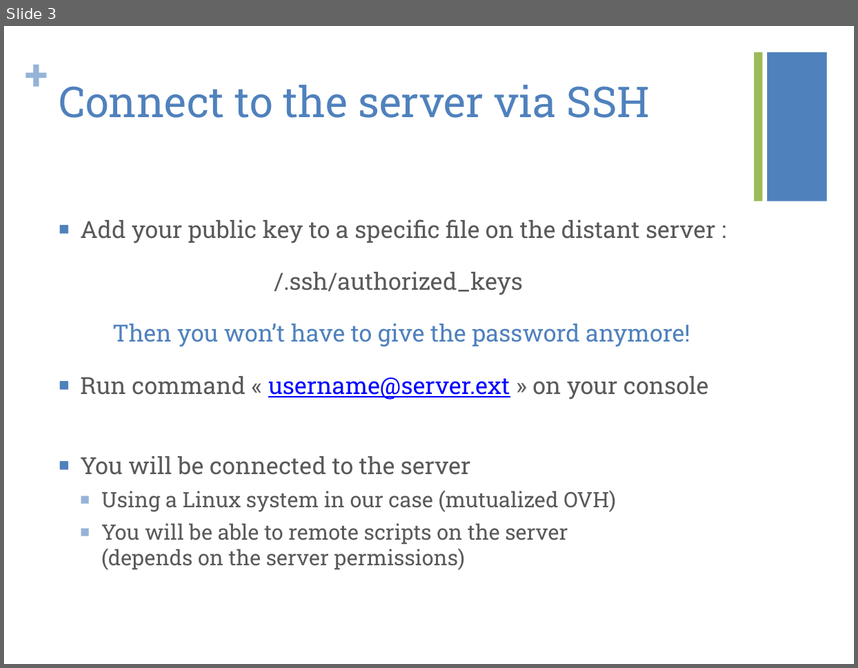
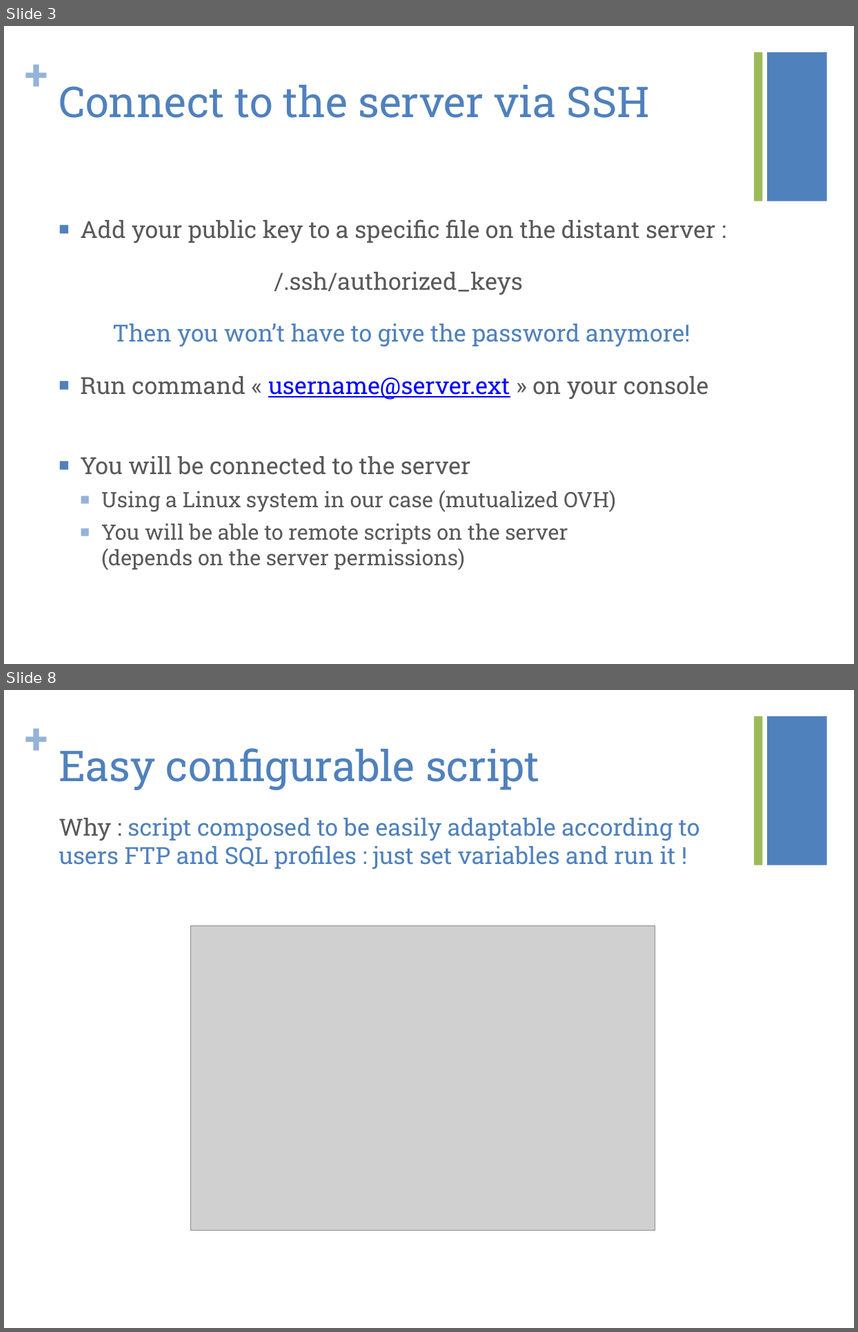
Before and after one commit to kiago/isepse2014, a slide deck: projects/easyBackup/easyBackupPresentation.pptx. Shown one above the other, each under a label of ours: slide 3 before the commit, slides 3 and 8 after it; the slides between them are not shown. The pictures are 858x668 and 858x1332 pixels, drawn with LibreOffice and Linux fonts; fonts in the diff are those of the drawing; grey boxes stand for pictures. Boxes give left, top, right and bottom in pixels: in the first picture for what was removed or moved away, otherwise in the second. Text is boxed around its words. In the diff, an @@ line names an element or a change of style, - is before the commit and + after.

```diff
--- a/projects/easyBackup/easyBackupPresentation.pptx
+++ b/projects/easyBackup/easyBackupPresentation.pptx
@@ slide 8 added at (4,690,854,1328), background #FFFFFF; not listed: 3 template elements that a slide beside it also shows @@
@@ title added at (59,748,540,790), 36 pt, text #4F81BD @@
+Easy configurable script
@@ text added at (59,818,700,869), 20 pt, text #4F81BD @@
+Why : script composed to be easily adaptable according to users FTP and SQL profiles : just set variables and run it !
@@ picture added at (191,926,655,1230) @@
```
Also in this commit, not shown: 7 slides changed, 1 other slide added, 2 slides removed.
